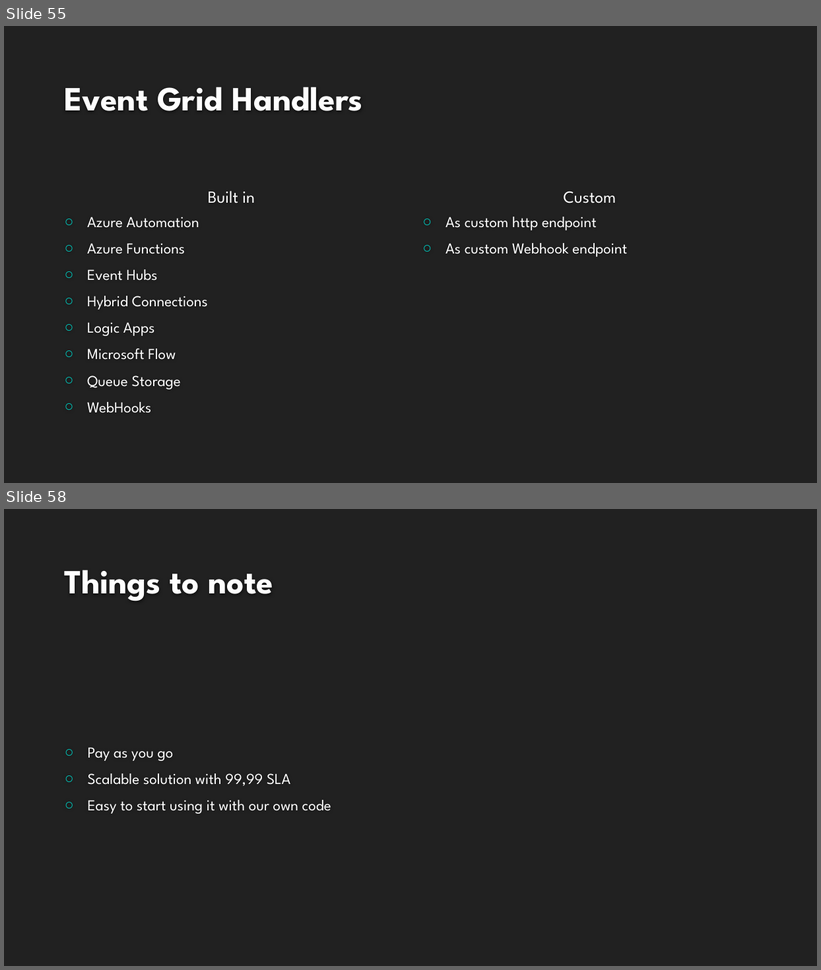
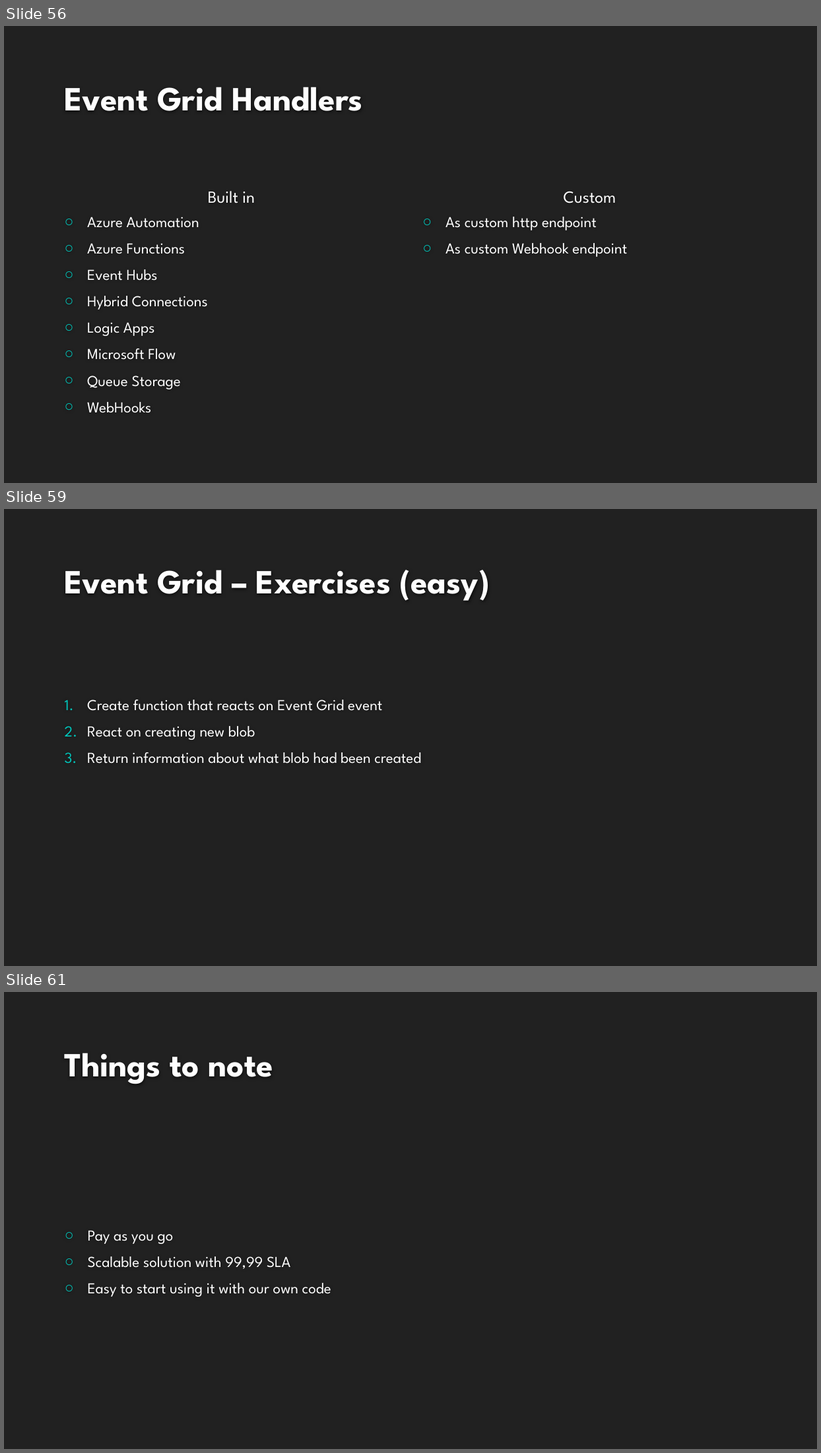
Before and after one commit to kamil-mrzyglod/Workshops, a slide deck: AzureDay2019/Developing services with Azure Functions.pptx. Shown one above the other, each under a label of ours: slides 55 and 58 before the commit, slides 56, 59 and 61 after it; the slides between them are not shown. The pictures are 821x970 and 821x1453 pixels, drawn with LibreOffice and Linux fonts; fonts in the diff are those of the drawing; background and template pictures are left out. Boxes give left, top, right and bottom in pixels: in the first picture for what was removed or moved away, otherwise in the second. Text is boxed around its words. In the diff, an @@ line names an element or a change of style, - is before the commit and + after.

```diff
--- a/AzureDay2019/Developing services with Azure Functions.pptx
+++ b/AzureDay2019/Developing services with Azure Functions.pptx
@@ slide 59 added at bbox=[4, 509, 817, 966], background #212121 @@
@@ title added at bbox=[64, 570, 490, 601], 40 pt, text #FEFEFE, bold @@
+Event Grid – Exercises (easy)
@@ text added at bbox=[87, 700, 421, 764], 18 pt, text #FFFFFF @@
+1. Create function that reacts on Event Grid event
+2. React on creating new blob
+3. Return information about what blob had been created
@@ what was slide 55 is now slide 56 @@
@@ what was slide 58 is now slide 61 @@
```
Also in this commit, not shown: 4 slides changed, 3 other slides added, 25 other files.
